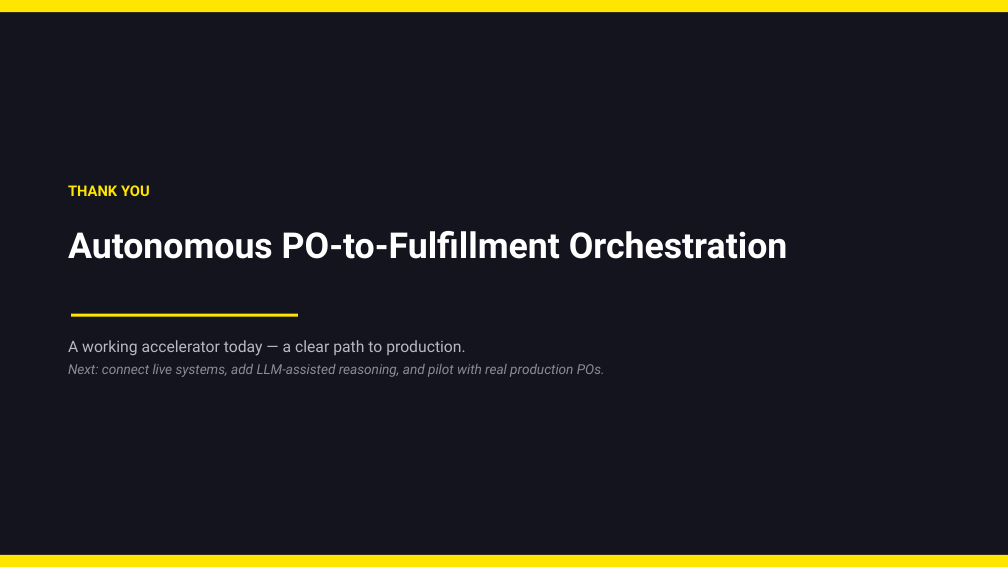
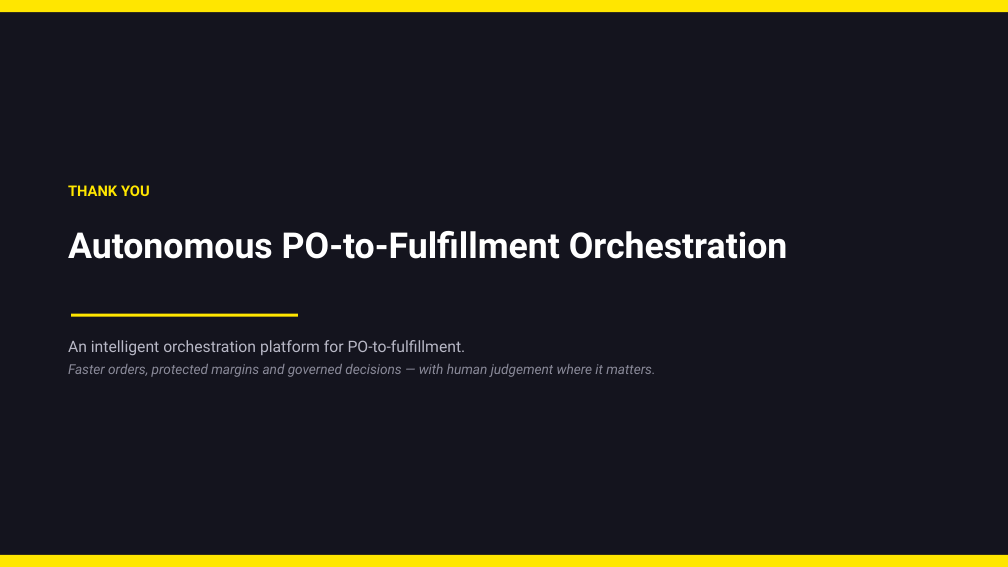
Before and after one commit to sanjayk-ey/pofullfilmentpoc, a slide deck: slide 21 of demo/PO-Fulfillment-Orchestration-Architecture.pptx. Drawn at 1008x567 pixels with LibreOffice and Linux fonts; fonts in the diff are those of the drawing. Boxes give left, top, right and bottom in pixels: in the first picture for what was removed or moved away, otherwise in the second. Text is boxed around its words. In the diff, an @@ line names an element or a change of style, - is before the commit and + after.

```diff
--- a/demo/PO-Fulfillment-Orchestration-Architecture.pptx
+++ b/demo/PO-Fulfillment-Orchestration-Architecture.pptx
@@ text at [68, 340, 655, 377]: text changed @@
-A working accelerator today — a clear path to production.
-Next: connect live systems, add LLM-assisted reasoning, and pilot with real production POs.
+An intelligent orchestration platform for PO-to-fulfillment.
+Faster orders, protected margins and governed decisions — with human judgement where it matters.
```
Also in this commit, not shown: 8 other slides changed, 1 other file.
